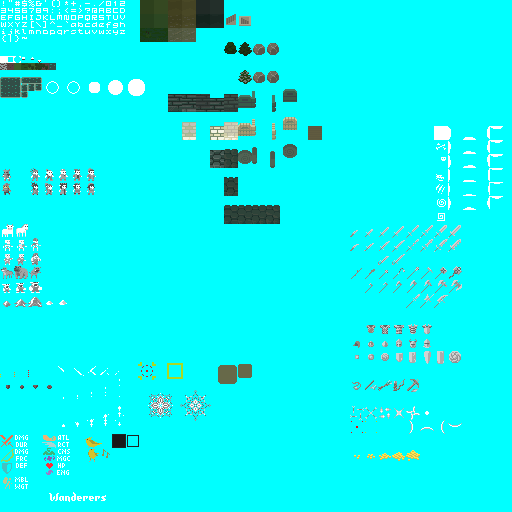
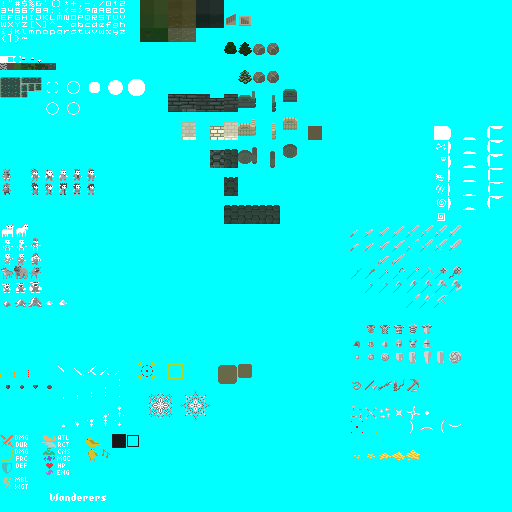
Layered file, before and after one edit (512x512). Changes by layer:
painted on "Main" over [46, 81, 80, 115]
